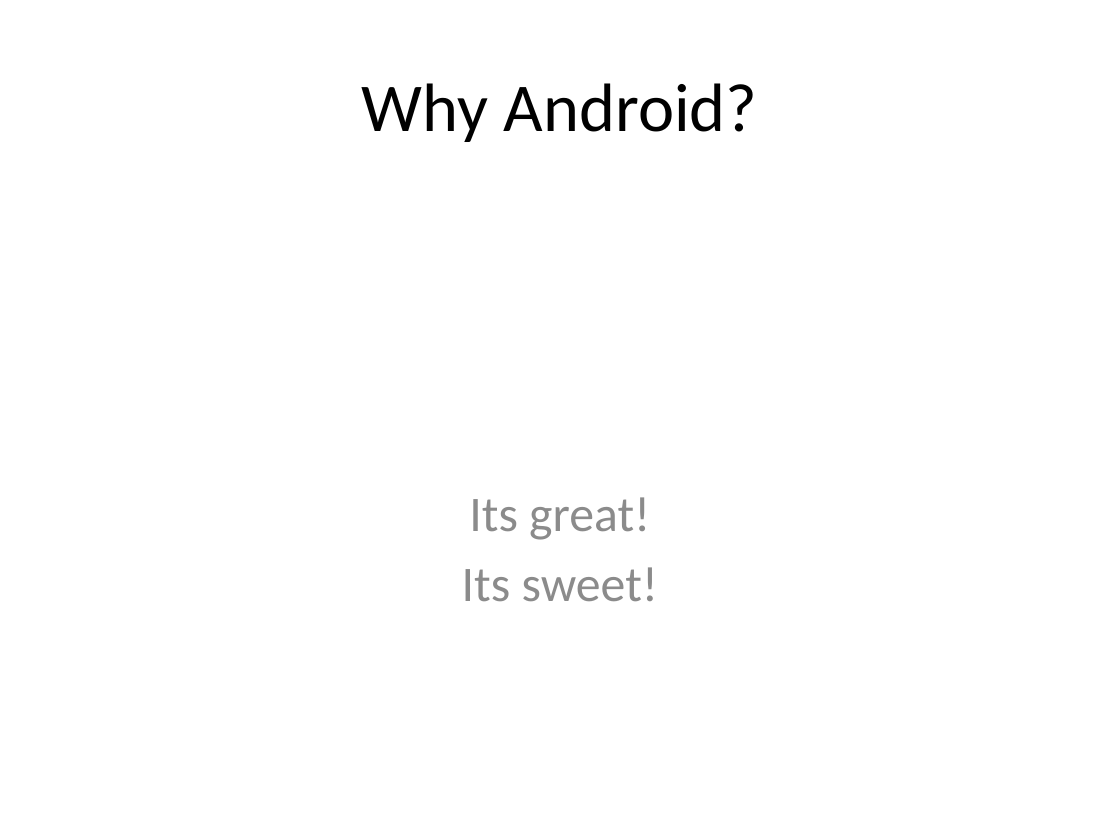
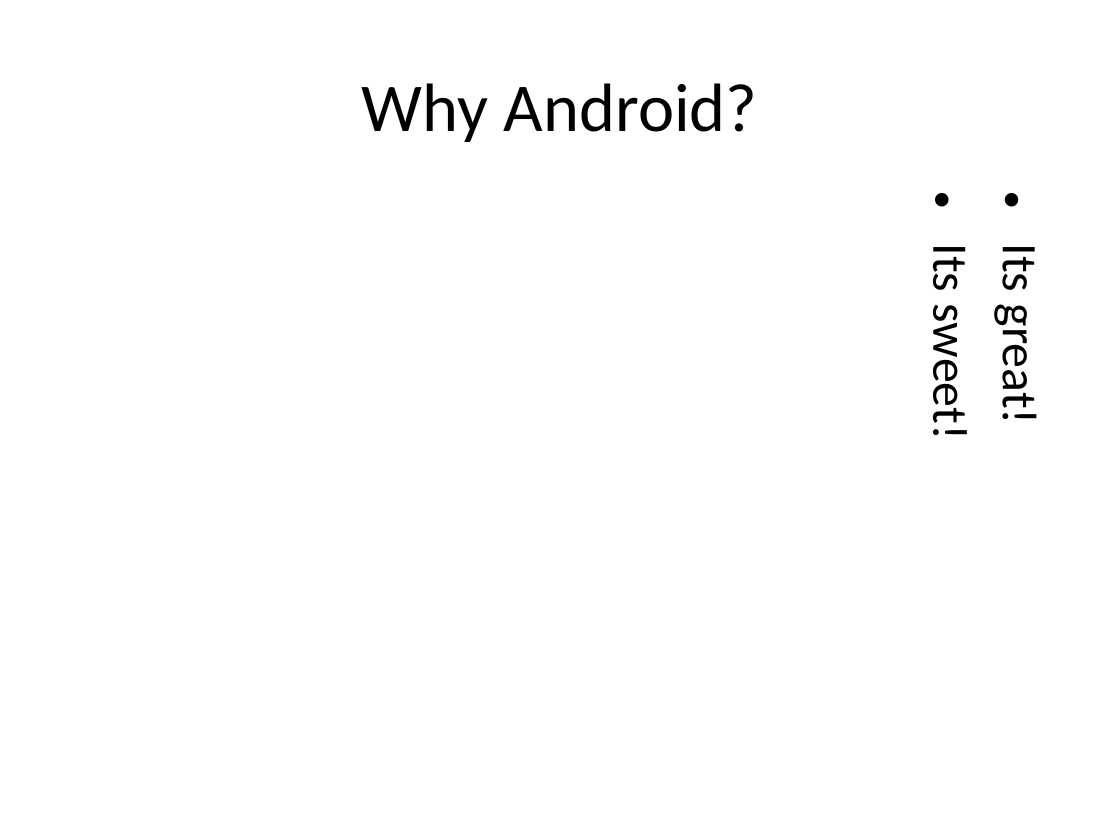
Before and after one commit to pythonicrubyist/powerpoint, a slide deck: slide 10 of samples/pptx/sample.pptx. Drawn at 1120x840 pixels with LibreOffice and Linux fonts; fonts in the diff are those of the drawing. Boxes give left, top, right and bottom in pixels: in the first picture for what was removed or moved away, otherwise in the second. Text is boxed around its words. In the diff, an @@ line names an element or a change of style, - is before the commit and + after.

```diff
--- a/samples/pptx/sample.pptx
+++ b/samples/pptx/sample.pptx
@@ text "Its great!": place and size @@
-text "Its great!" at (462,497,659,601)
+text "Its great!" at (920,248,1051,435)
@@ text "Its great!" at (920,248,1051,435): text colour #8C8C8C to #000000; alignment centre to left; bullet none to • @@
```
Also in this commit, not shown: 6 other slides changed, 5 other files.
